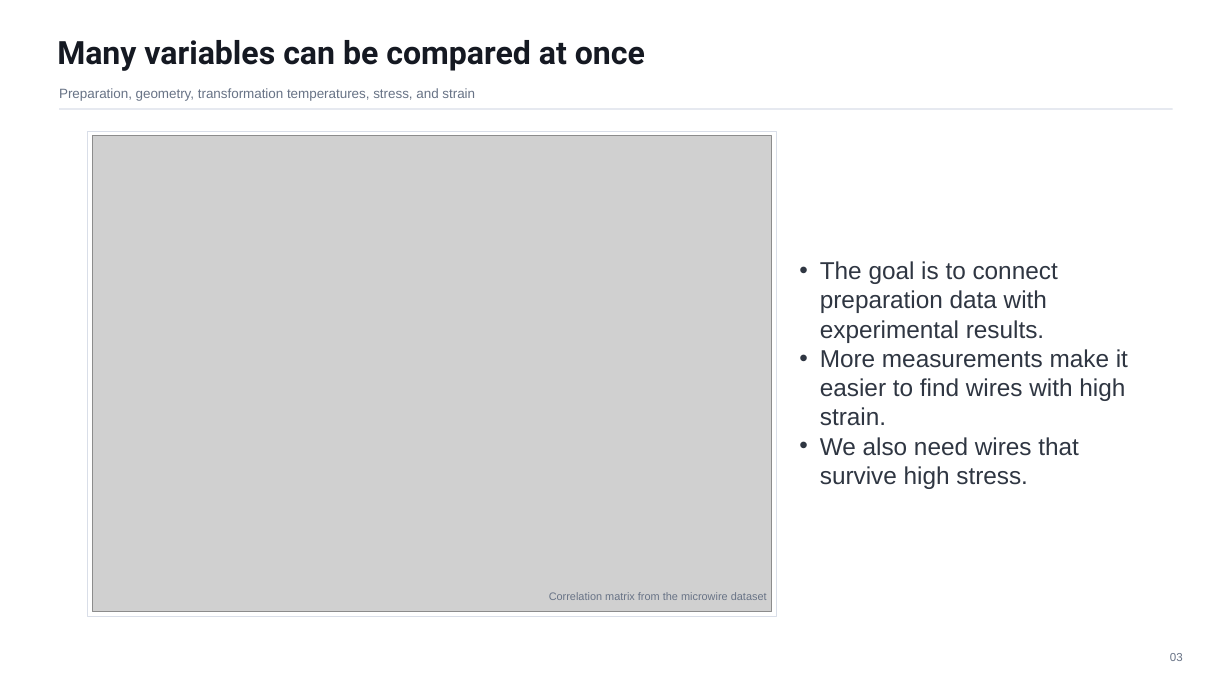
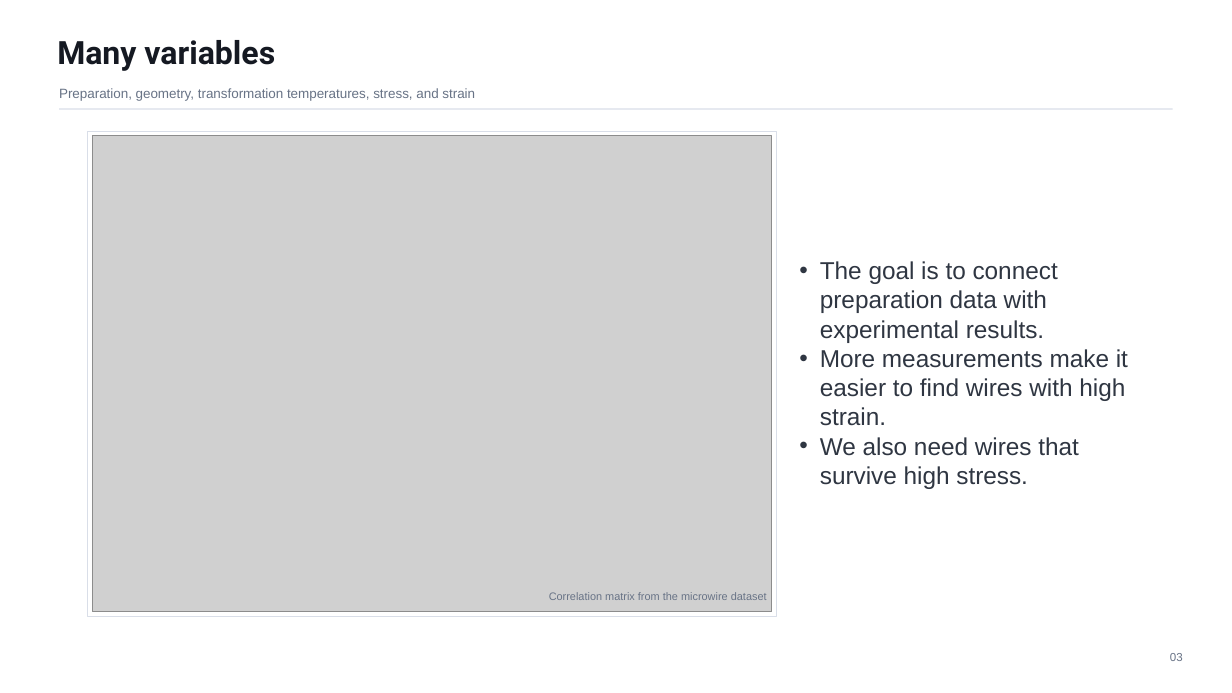
Before and after one commit to MMMM2000/PyPlot, a slide deck: slide 3 of docs/assets/presentations/mini_dma_colloquium_2026-05-21_revised.pptx. Drawn at 1232x693 pixels with LibreOffice and Linux fonts; fonts in the diff are those of the drawing; grey boxes stand for pictures. Boxes give left, top, right and bottom in pixels: in the first picture for what was removed or moved away, otherwise in the second. Text is boxed around its words. In the diff, an @@ line names an element or a change of style, - is before the commit and + after.

```diff
--- a/docs/assets/presentations/mini_dma_colloquium_2026-05-21_revised.pptx
+++ b/docs/assets/presentations/mini_dma_colloquium_2026-05-21_revised.pptx
@@ text at (x1=57, y1=40, x2=275, y2=71): text changed @@
-Many variables can be compared at once
+Many variables
```
Also in this commit, not shown: 4 other slides changed.
